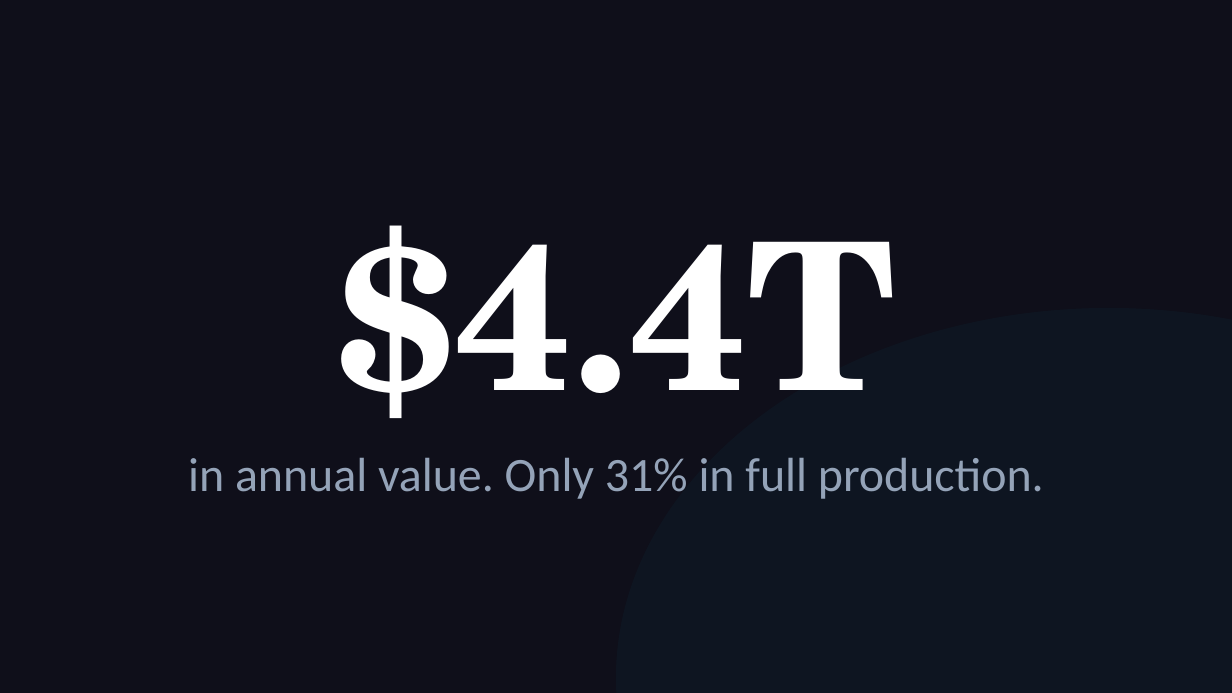
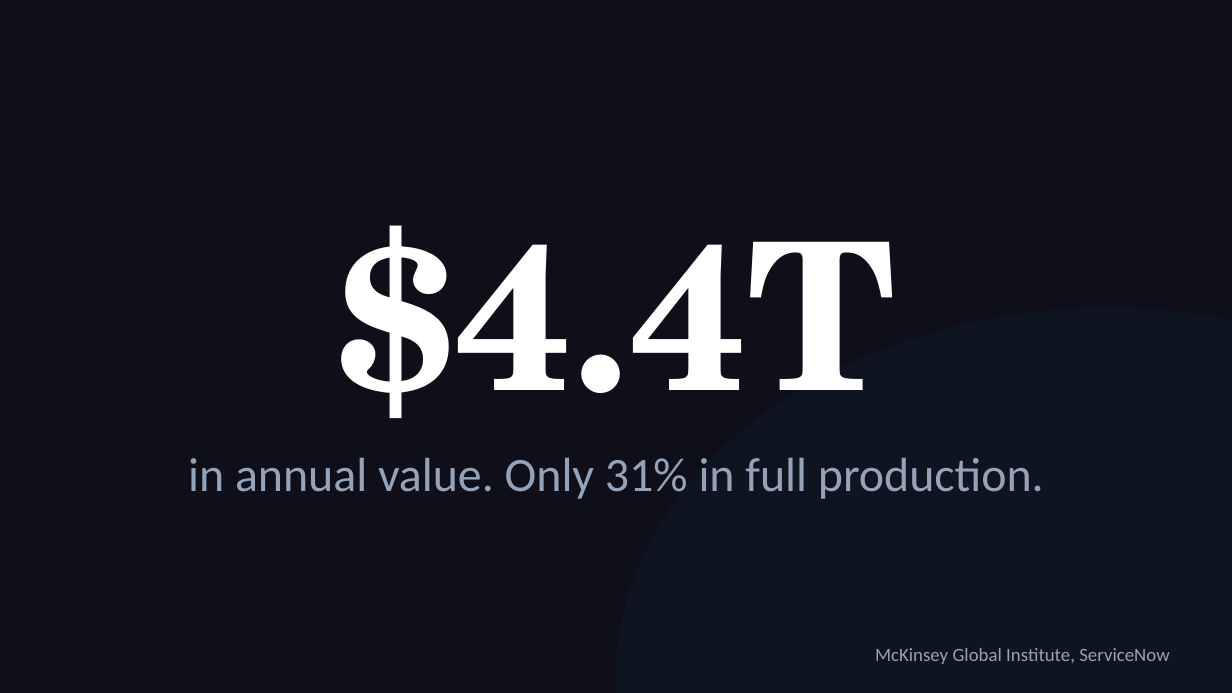
Before and after one commit to michaelengland/ai-best-practices, a slide deck: slide 9 of Getting-Agents-to-Give-Up-Their-Secrets.pptx. Drawn at 1232x693 pixels with LibreOffice and Linux fonts; fonts in the diff are those of the drawing. Boxes give left, top, right and bottom in pixels: in the first picture for what was removed or moved away, otherwise in the second. Text is boxed around its words. In the diff, an @@ line names an element or a change of style, - is before the commit and + after.

```diff
--- a/Getting-Agents-to-Give-Up-Their-Secrets.pptx
+++ b/Getting-Agents-to-Give-Up-Their-Secrets.pptx
@@ text added at <box>875,648,1169,664</box>, 11 pt, text #94A3B8 @@
+McKinsey Global Institute, ServiceNow
```
Also in this commit, not shown: 6 other slides changed, 3 slides removed, 1 other file.
